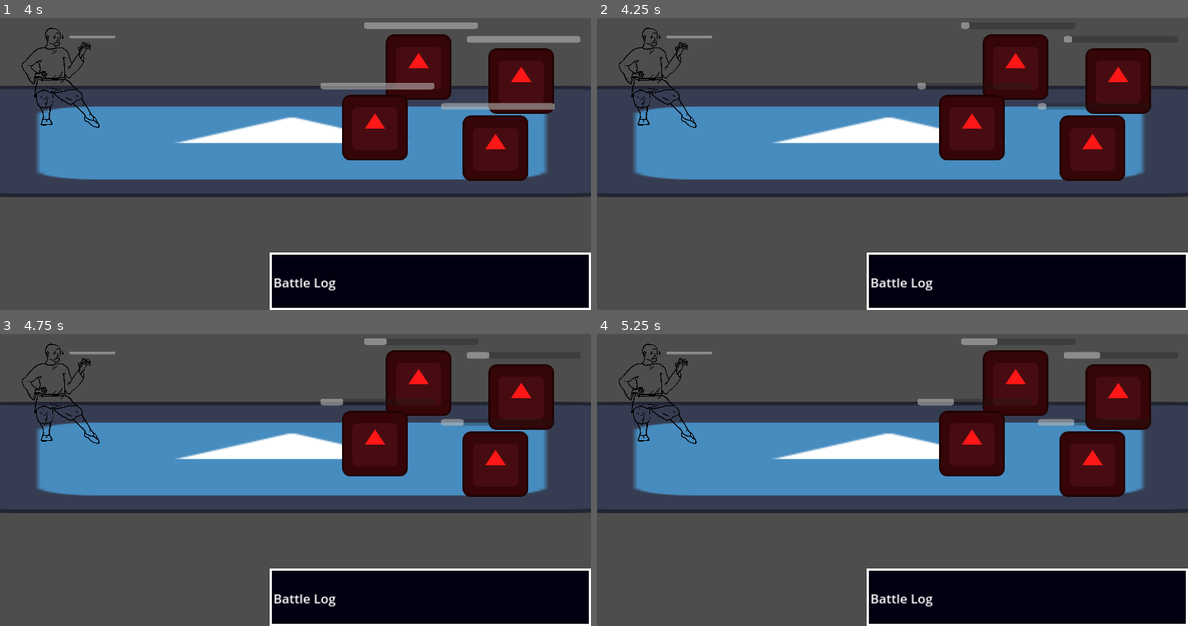
Above: before the commit, frames 1-4 (two rows, left to right).
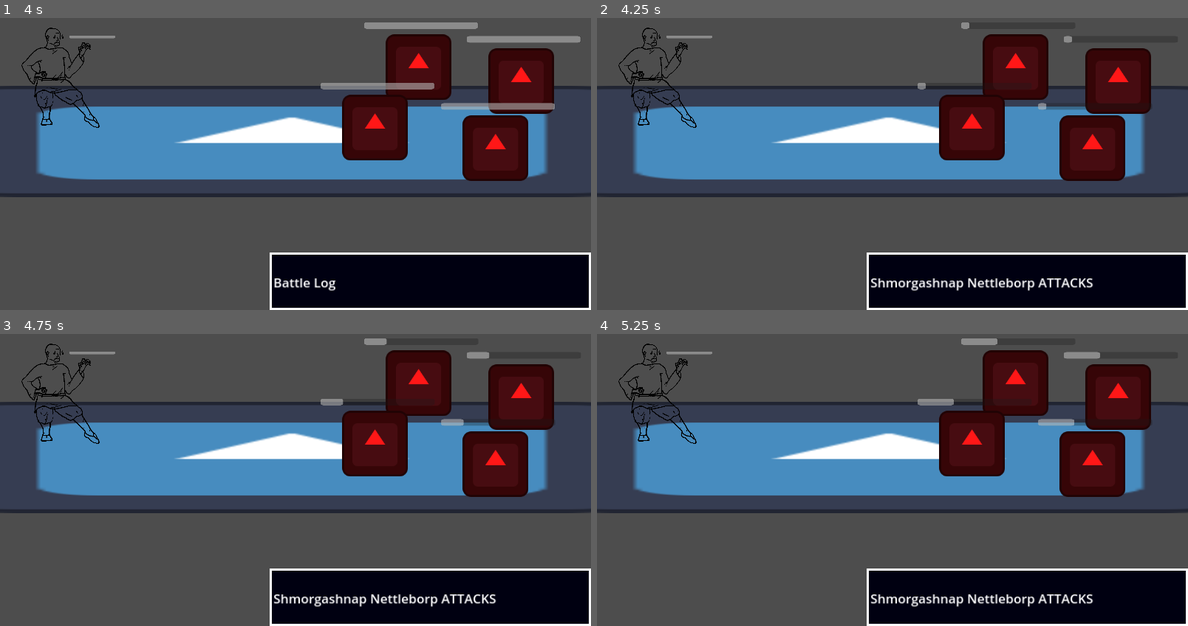
Above: after the commit, the same moments.

Repository: Lord-Dargon/The-Way
Game: Godot game, scene res://Scenes/Battle.tscn
Same seed, same stepped clock (60 frames per second), same inputs: the game is played once before the commit and once after it. The engine's default icon, where the game draws it, is replaced by a stand-in: a white triangle on a blue panel in a dark square.
Inputs:
- Up to frame 1 (4 s): tap Enter at 0.5 s; tap Space at 2.75 s
- Up to frame 2 (4.25 s): no input
- Up to frame 3 (4.75 s): no input
- Up to frame 4 (5.25 s): tap Enter at 5 s

Frame 1 is identical in both runs. In frame 2, 0.7% of the frame differs, in the area x 46-84%, y 89-94%; in frame 3, 0.7%; in frame 4, 0.7%.

Commit message:
Updated teh code
attack name parameters on character can now call attacks directly from action manager

Diff:
--- a/Scenes/Battle.tscn
+++ b/Scenes/Battle.tscn
@@ -1,53 +1,12 @@
-[gd_scene load_steps=9 format=3 uid="uid://dbwep0qj6sw6w"]
-
-[ext_resource type="Script" path="res://Scripts/UI Manager.gd" id="1_mvw1i"]
+[gd_scene load_steps=6 format=3 uid="uid://dbwep0qj6sw6w"]
+
 [ext_resource type="Texture2D" uid="uid://c7vrifdgm18i2" path="res://Graphics/icon.svg" id="1_tlngn"]
-[ext_resource type="PackedScene" uid="uid://diwhlddru52rs" path="res://Scenes/ActionManager.tscn" id="1_u6fa8"]
 [ext_resource type="Script" path="res://Scripts/Test_Player.gd" id="2_ps8u1"]
 [ext_resource type="Script" path="res://Scripts/Enemy.gd" id="3_3281n"]
 [ext_resource type="Texture2D" uid="uid://dneyb4bldc01u" path="res://Graphics/TW-Monk.png" id="4_ico45"]
 [ext_resource type="Texture2D" uid="uid://dblp4561llpuh" path="res://Graphics/myohmy.jpeg" id="5_wjh16"]
 
-[sub_resource type="StyleBoxFlat" id="StyleBoxFlat_e5ch2"]
-content_margin_left = 0.0
-content_margin_top = 0.0
-bg_color = Color(0, 0, 0.0666667, 1)
-border_width_left = 5
-border_width_top = 5
-border_width_right = 5
-border_width_bottom = 5
-border_color = Color(1, 1, 1, 1)
-expand_margin_left = 8.0
-expand_margin_top = 5.0
-
 [node name="Battle" type="Node2D"]
-
-[node name="UI Manager" type="Node" parent="."]
-script = ExtResource("1_mvw1i")
-
-[node name="Timer" type="Timer" parent="UI Manager"]
-
-[node name="MarginContainer" type="MarginContainer" parent="UI Manager"]
-anchors_preset = 12
-anchor_top = 1.0
-anchor_right = 1.0
-anchor_bottom = 1.0
-offset_left = 533.0
-offset_top = -108.0
-grow_horizontal = 2
-grow_vertical = 0
-
-[node name="Panel" type="Panel" parent="UI Manager/MarginContainer"]
-layout_mode = 2
-theme_override_styles/panel = SubResource("StyleBoxFlat_e5ch2")
-
-[node name="Battle Log" type="Label" parent="UI Manager/MarginContainer"]
-layout_mode = 2
-theme_override_font_sizes/font_size = 25
-text = "Battle Log"
-autowrap_mode = 1
-
-[node name="Action Manager" parent="." instance=ExtResource("1_u6fa8")]
 
 [node name="Background" type="Sprite2D" parent="."]
 position = Vector2(569, 318.5)
@@ -59,6 +18,8 @@
 scale = Vector2(0.4, 0.4)
 texture = ExtResource("4_ico45")
 script = ExtResource("2_ps8u1")
+Attack1_Name = "Strike"
+Attack2_Name = "Knee_Punch"
 metadata/_edit_group_ = true
 
 [node name="TimerBar" type="ProgressBar" parent="Character"]
@@ -336,8 +297,6 @@
 texture = ExtResource("5_wjh16")
 expand_mode = 1
 
-[connection signal="timeout" from="UI Manager/Timer" to="UI Manager" method="_on_timer_timeout"]
-[connection signal="CrosshairFlash" from="Character" to="UI Manager" method="_on_character_crosshair_flash"]
 [connection signal="pressed" from="Character/Character_Button" to="Character" method="_on_character_button_pressed"]
 [connection signal="toggled" from="Character/Character_Button" to="Character" method="_on_character_button_toggled"]
 [connection signal="pressed" from="Character/Character_Button/Menu/Panel/Attack_1" to="Character" method="_on_attack_1_pressed"]
--- /dev/null
+++ b/Scenes/ui_manager.tscn
@@ -0,0 +1,43 @@
+[gd_scene load_steps=3 format=3 uid="uid://cbg63003vmp27"]
+
+[ext_resource type="Script" path="res://Scripts/UI Manager.gd" id="1_l6dug"]
+
+[sub_resource type="StyleBoxFlat" id="StyleBoxFlat_e5ch2"]
+content_margin_left = 0.0
+content_margin_top = 0.0
+bg_color = Color(0, 0, 0.0666667, 1)
+border_width_left = 5
+border_width_top = 5
+border_width_right = 5
+border_width_bottom = 5
+border_color = Color(1, 1, 1, 1)
+expand_margin_left = 8.0
+expand_margin_top = 5.0
+
+[node name="UI Manager" type="Node"]
+script = ExtResource("1_l6dug")
+
+[node name="Timer" type="Timer" parent="."]
+wait_time = 0.25
+
+[node name="MarginContainer" type="MarginContainer" parent="."]
+anchors_preset = 12
+anchor_top = 1.0
+anchor_right = 1.0
+anchor_bottom = 1.0
+offset_left = 533.0
+offset_top = -108.0
+grow_horizontal = 2
+grow_vertical = 0
+
+[node name="Panel" type="Panel" parent="MarginContainer"]
+layout_mode = 2
+theme_override_styles/panel = SubResource("StyleBoxFlat_e5ch2")
+
+[node name="Battle Log" type="Label" parent="MarginContainer"]
+layout_mode = 2
+theme_override_font_sizes/font_size = 25
+text = "Battle Log"
+autowrap_mode = 1
+
+[connection signal="timeout" from="Timer" to="." method="_on_timer_timeout"]
--- a/Scripts/Action Manager.gd
+++ b/Scripts/Action Manager.gd
@@ -4,14 +4,16 @@
 var Enemy_Selected: Node
 
 @onready var Actions : Array = []
-
-
+var callable
 
 # Called when the node enters the scene tree for the first time.
 func _ready():
-	var Action = Callable(self, "Attack1")
+	pass
 
-func Attack1():
+
+#List of all attacks
+
+func Strike():
 	print("1 This definatly worked")
 	if Enemy_Selected:
 		Enemy_Selected.HP -= 50
@@ -19,12 +21,13 @@
 		if Enemy_Selected.HP <= 0:
 			Enemy_Selected = null
 
-func Attack2():
+func Knee_Punch():
 	print("2 This definatly worked")
 	if Enemy_Selected:
-		Enemy_Selected.HP -= 50
+		if  Enemy_Selected.Spd > 1:
+			Enemy_Selected.Spd -= 10
+			if  Enemy_Selected.Spd < 1:
+				Enemy_Selected.Spd = 1
 
 func Attack3():
-	print("3 This definatly worked")
-	if Enemy_Selected:
-		Enemy_Selected.HP -= 50
+	pass
--- a/Scripts/Enemy.gd
+++ b/Scripts/Enemy.gd
@@ -41,7 +41,9 @@
 	pass
 
 func _on_timer_timeout():
-	print(Name + " ATTACKS")
+	UiManager.Battle_Log_Update(Name + " ATTACKS")
+	Action_bar.set_wait_time(200/Spd)
+	TimerBar.max_value = Action_bar.wait_time
 	Action_bar.start()
 	pass # Replace with function body.
 
--- a/Scripts/Test_Player.gd
+++ b/Scripts/Test_Player.gd
@@ -13,6 +13,11 @@
 @onready var Action_bar = $Timer
 @onready var TimerBar = $TimerBar
 
+@export_category("Attacks")
+@export var Attack1_Name = ""
+@export var Attack2_Name = ""
+@export var Attack3_Name = ""
+
 signal CrosshairFlash
 
 
@@ -23,11 +28,14 @@
 	Action_bar.set_wait_time(100/Spd)
 	TimerBar.max_value = Action_bar.wait_time
 	Action_bar.start()
+
+
+
 	pass # Replace with function body.
 # Called every frame. 'delta' is the elapsed time since the previous frame.
 func _process(delta):
 	if Update == true:
-		print(Action_bar.time_left)
+		UiManager.Battle_Log_Update(Action_bar.time_left)
 	TimerBar.value = Action_bar.wait_time - Action_bar.time_left
 	pass
 
@@ -37,32 +45,31 @@
 
 	if Action_bar.is_stopped():
 		if ActionManager.Enemy_Selected:
-			print("Attack_1")
-			ActionManager.Attack1.call()
+			ActionManager.call(Attack1_Name)
+			UiManager.Battle_Log_Update("Punched")
 			Action_bar.start()
 		else:
-			print("Pick An Enemy")
+			UiManager.Battle_Log_Update("Pick An Enemy")
 			CrosshairFlash.emit()
-
 
 func _on_attack_2_pressed():
 	if Action_bar.is_stopped():
 		if ActionManager.Enemy_Selected:
-			print("Attack_2")
-			ActionManager.Attack2.call()
+			UiManager.Battle_Log_Update("Attack_2")
+			ActionManager.call(Attack2_Name)
 			Action_bar.start()
 		else:
-			print("Pick An Enemy")
+			UiManager.Battle_Log_Update("Pick An Enemy")
 			CrosshairFlash.emit()
 
 func _on_attack_3_pressed():
 	if Action_bar.is_stopped():
 		if ActionManager.Enemy_Selected:
-			print("Attack_3")
-			ActionManager.Attack3.call()
+			UiManager.Battle_Log_Update("Attack_3")
+			ActionManager.call(Attack3_Name)
 			Action_bar.start()
 		else:
-			print("Pick An Enemy")
+			UiManager.Battle_Log_Update("Pick An Enemy")
 			CrosshairFlash.emit()
 
 
--- a/Scripts/UI Manager.gd
+++ b/Scripts/UI Manager.gd
@@ -6,15 +6,18 @@
 @onready var Crosshair4 = $"../Enemy_Slot_4/Crosshair"
 @onready var Crosshairs : Array = [Crosshair1, Crosshair2, Crosshair3, Crosshair4]
 @onready var CrosshairTimer = $Timer
+@onready var battle_log = $"MarginContainer/Battle Log"
+var messege: String
 
-
-# Called when the node enters the scene tree for the first time.
-func _ready():
-	pass # Replace with function body.
 
 
 # Called every frame. 'delta' is the elapsed time since the previous frame.
 func _process(delta):
+	pass
+
+
+func Battle_Log_Update(messege):
+	battle_log.text = messege
 	pass
 
 
--- a/project.godot
+++ b/project.godot
@@ -18,6 +18,7 @@
 [autoload]
 
 ActionManager="*res://Scenes/ActionManager.tscn"
+UiManager="*res://Scenes/ui_manager.tscn"
 
 [display]
 
